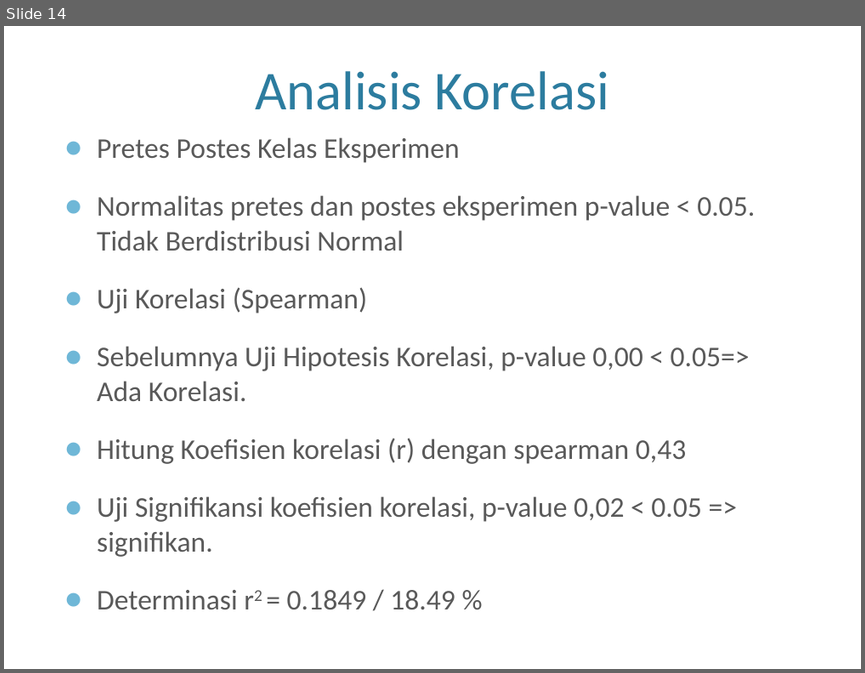
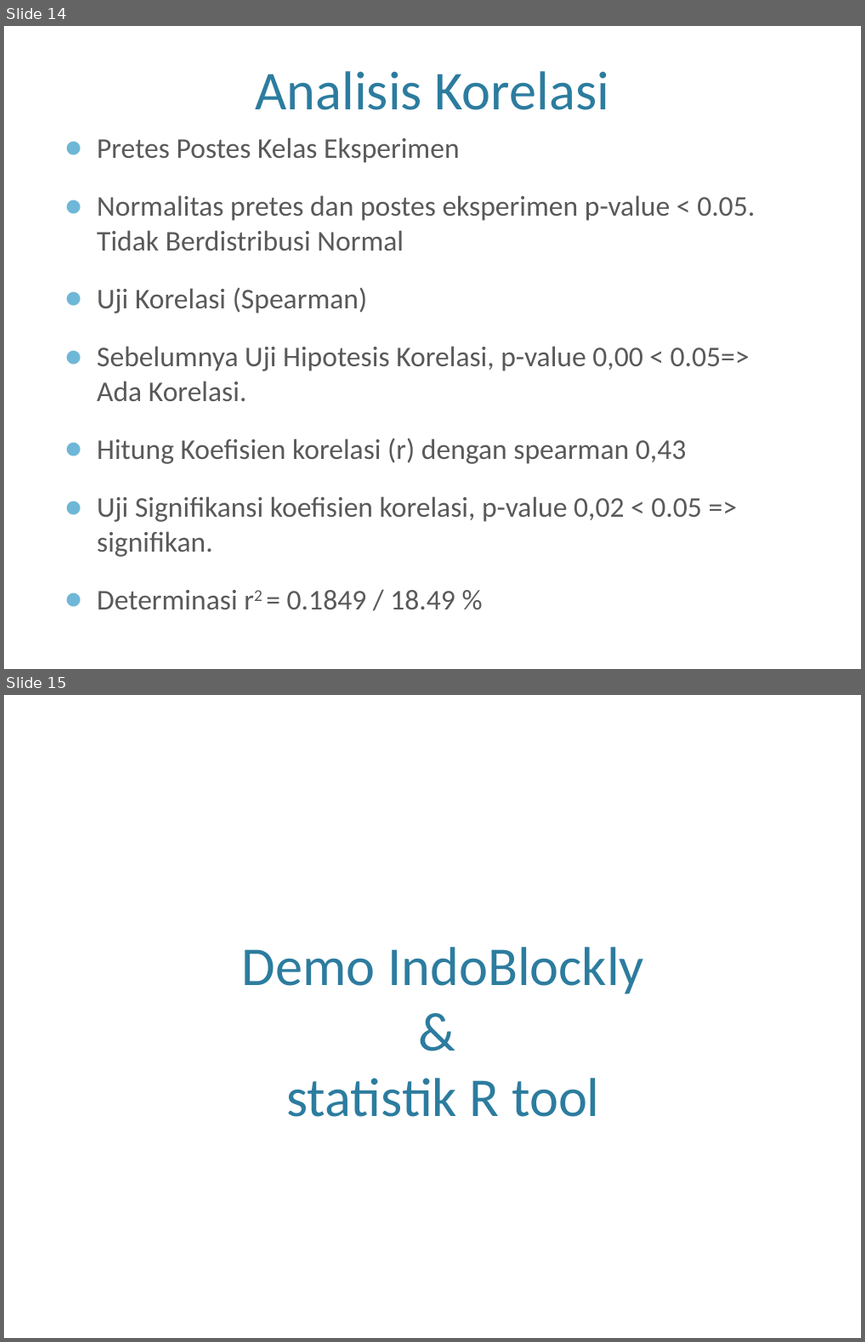
Before and after one commit to rischanlab/skripsi, a slide deck: presentasi munaqosah/presentasi munaqosah.pptx. Shown one above the other, each under a label of ours: slide 14 before the commit, slides 14 and 15 after it. The pictures are 865x673 and 865x1342 pixels, drawn with LibreOffice and Linux fonts; fonts in the diff are those of the drawing; background and template pictures are left out. Boxes give left, top, right and bottom in pixels: in the first picture for what was removed or moved away, otherwise in the second. Text is boxed around its words. In the diff, an @@ line names an element or a change of style, - is before the commit and + after.

Commit message:
blockly with param

```diff
--- a/presentasi munaqosah/presentasi munaqosah.pptx
+++ b/presentasi munaqosah/presentasi munaqosah.pptx
@@ slide 15 added at (x1=4, y1=695, x2=861, y2=1338), background picture (left out) @@
@@ title added at (x1=242, y1=947, x2=644, y2=1117), 46 pt, text #2C7C9F @@
+Demo IndoBlockly
+&
+statistik R tool
```
Also in this commit, not shown: 1 other file.
